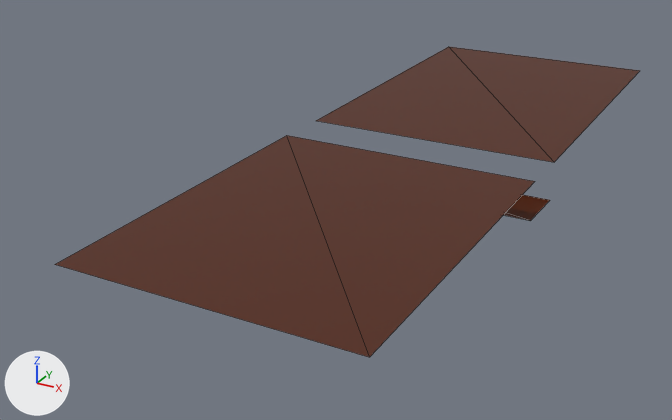
One commit to the OBJ model 3DLv3_2023_vs2019/Project/BaseProject/BaseProject/res/Field/GameStageFloor(1).obj: the scene before it, then after it.
Rendered twice from a 50 mm lens placed at (384.0, -595.0, 367.0), pointed at (-96.0, 278.0, -70.0). Every picture has the same lights, and +X, +Y and +Z are marked at lower left. Mesh edges are drawn as thin lines. Where no turn or scale is listed for an object, it has been applied to the vertices.

Before the edit, the objects in view are built like this:
```python
me_plane_001 = bpy.data.meshes.new('Plane.001')
me_plane_001.from_pydata([(-163.0, 302.0, -45.0), (128.0, 302.0, -45.0), (-163.0, 369.0, -45.0), (129.0, 369.0, -45.0)], [], [(1, 2, 0), (1, 3, 2)])
me_plane_001.materials.append(mat_material_009)  # brown #521f00
me_平面 = bpy.data.meshes.new('平面')
me_平面.from_pydata([(-175.0, -82.0, 0.0), (130.0, -82.0, 0.0), (-175.0, 301.0, 2.0), (130.0, 301.0, 2.0)], [], [(1, 2, 0), (1, 3, 2)])
me_平面.materials.append(mat_material_009)  # brown #521f00
me_平面_001 = bpy.data.meshes.new('平面.001')
me_平面_001.from_pydata([(-175.0, 369.0, 0.0), (130.0, 369.0, 0.0), (-175.0, 802.0, 2.0), (130.0, 802.0, 2.0)], [], [(1, 2, 0), (1, 3, 2)])
me_平面_001.materials.append(mat_material_009)  # brown #521f00
ob_plane_001 = bpy.data.objects.new('Plane.001', me_plane_001)
ob_plane_001.location = (0.0, 0.0, 0.0)
ob_平面 = bpy.data.objects.new('平面', me_平面)
ob_平面.location = (0.0, 0.0, 0.0)
ob_平面_001 = bpy.data.objects.new('平面.001', me_平面_001)
ob_平面_001.location = (0.0, 0.0, 0.0)
```
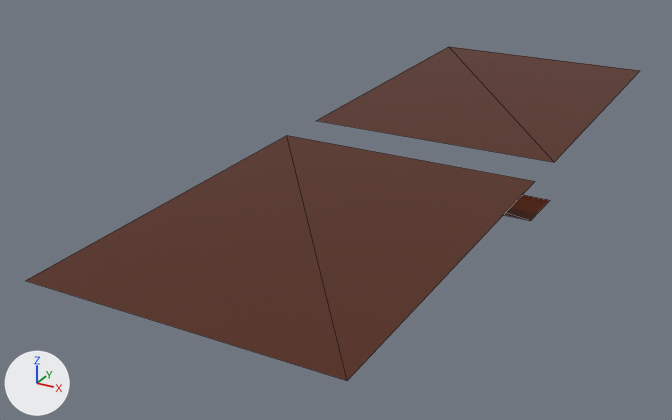
Location of each change, [x1, y1, x2, y2] in pixels of the pictures (672 x 420 px):
'平面', reshaped (6% wider, 11% taller)
    before: [55, 135, 535, 357]
    after: [25, 135, 535, 381]

What the commit changed:
me_平面 has 4 vertices, 2 faces and spans x -175.0..130.0, y -82.0..301.0, z 0.0..2.0.
me_平面 is used by ob_平面; location (0.0, 0.0, 0.0).
Part 1, on me_平面:
Vertex 0 of me_平面 moves from (-175.0, -82.0, 0.0) at pixel (54, 264) to (-175.0, -116.0, 0.0) at pixel (25, 280).
Vertex 1 of me_平面 moves from (130.0, -82.0, 0.0) at pixel (369, 357) to (130.0, -116.0, 0.0) at pixel (347, 380).
